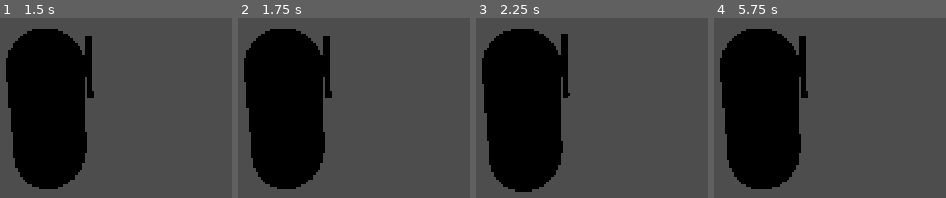
Above: before the commit, frames 1-4 (left to right).
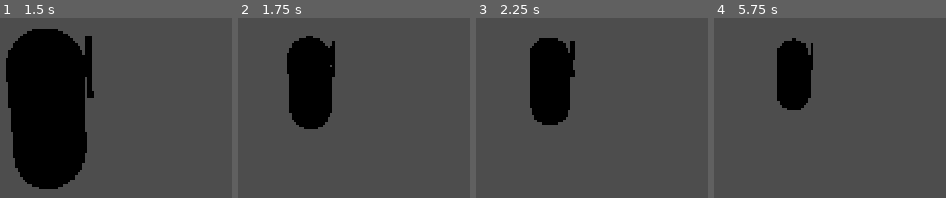
Above: after the commit, the same moments.

Repository: toxs1ck/deep-defense
Game: Godot game, scene res://scenes/player/Player.tscn
Same seed, same stepped clock (60 frames per second), same inputs: the game is played once before the commit and once after it. This scene is started directly instead of the project's main scene.
Inputs (mouse positions are in pixels of both pictures, inside the frame that each line leads up to):
- Up to frame 1 (1.5 s): tap Enter at 0.5 s; move the mouse to (148, 46) at 0.52 s; hold W (move_forward) from 0.53 s (still down); right-click (148, 46) at 0.6 s; tap Space (jump) at 0.77, 1.25 s; click (148, 46) at 0.8 s; move the mouse to (64, 50) at 1.27 s; click (64, 50) at 1.35 s
- Up to frame 2 (1.75 s): keep holding W (move_forward); tap Space (jump) at 1.52 s; tap B (build_mode) at 1.55 s
- Up to frame 3 (2.25 s): keep holding W (move_forward); move the mouse to (598, 39) at 2.02 s; tap B (build_mode) at 2.1 s
- Up to frame 4 (5.75 s): keep holding W (move_forward); tap Mouse wheel up (build_rotate_left) at 2.3, 2.85 s; tap Enter at 2.75, 4.25 s; move the mouse to (809, 55) at 2.77 s; click (809, 55) at 2.92 s; tap Space (jump) at 3.02, 3.5, 3.77, 4.52, 5 s; tap F (ready) at 3.05 s; move the mouse to (878, 54) at 3.52 s; hold F (ready) 3.53-4.28 s; right-click (878, 54) at 3.8 s; move the mouse to (758, 43) at 4.27 s; right-click (758, 43) at 4.35 s; click (758, 43) at 4.55 s; move the mouse to (827, 48) at 5.02 s; click (827, 48) at 5.1 s; tap B (build_mode) at 5.3 s

Frame 1 is identical in both runs. In frame 2, 21% of the frame differs, in the area x 2-42%, y 6-95%; in frame 3, 22%; in frame 4, 24%, in the area x 2-43%, y 6-95%.

Commit message:
Bausystem: Mauern auf dem Raster platzieren, Navigation neu backen (Prototyp-Aufgabe 11)
- BuildableData und Mauer (2 x 2 x 0,5 m, Ebene „buildable“);
  Bauelemente werden vom BuildableSpawner repliziert
- BuildManager: 2-m-Raster (GDD), Platzprüfung per Shape-Query gegen
  Welt, Spieler, Gegner, Bauelemente und Erz; Bodenhöhe per Raycast;
  platzieren und entfernen nur auf dem Host, der erneut prüft
- BuildComponent am Spieler: B / Y schaltet den Baumodus, Vorschau grün
  bzw. rot, R / Mausrad dreht, Linksklick platziert, Rechtsklick
  entfernt (zum Testen); Kamera im Baumodus auf 7 m (GDD)
- NavigationBaker backt nach jeder Änderung asynchron neu und fasst
  schnelle Änderungen zusammen; Bauelemente zählen als Hindernis
- Mauern sind vorerst kostenlos, der Shop folgt in Aufgabe 14

Co-Authored-By: Claude Opus 5.5 <noreply@anthropic.com>
Claude-Session: https://claude.ai/code/session_01GAyhZRLbDQ8opLecsSdQ6t

Diff:
--- /dev/null
+++ b/components/BuildComponent.gd
@@ -0,0 +1,95 @@
+class_name BuildComponent
+extends Node
+## Baumodus des lokalen Spielers: Vorschau auf dem Raster (grün = frei, rot = belegt), drehen, platzieren, entfernen.
+## Prüft lokal für die Vorschau; platziert wird über den BuildManager auf dem Host.
+
+signal active_changed(is_active: bool)
+
+## Bis wohin der Zielstrahl von der Kamera aus reicht.
+const AIM_DISTANCE: float = 20.0
+## Der Strahl trifft Welt und Bauelemente.
+const AIM_MASK: int = (1 << 0) | (1 << 3)
+const VALID_COLOR: Color = Color(0.3, 1.0, 0.4, 0.45)
+const INVALID_COLOR: Color = Color(1.0, 0.25, 0.2, 0.45)
+
+## Vorerst gibt es nur Mauern; mit dem Shop (Aufgabe 14) wird hier das gekaufte Element gewählt.
+@export var selected: BuildableData = preload("res://data/buildables/wall.tres")
+
+var active: bool = false
+var _rotation_steps: int = 0
+var _cell: Vector2i = Vector2i.ZERO
+var _valid: bool = false
+var _aimed_buildable: Buildable = null
+var _ghost: MeshInstance3D = null
+var _ghost_material: StandardMaterial3D = null
+
+
+func set_active(value: bool) -> void:
+	if value == active:
+		return
+	active = value
+	if active:
+		_create_ghost()
+	elif _ghost:
+		_ghost.queue_free()
+		_ghost = null
+	active_changed.emit(active)
+
+
+func rotate_selection(steps: int) -> void:
+	_rotation_steps = posmod(_rotation_steps + steps, 4)
+
+
+## Jeden Physik-Tick vom Spieler aufgerufen: Ziel bestimmen und Vorschau aktualisieren.
+func update_aim(view: Transform3D, player_position: Vector3) -> void:
+	if not active:
+		return
+	var space := get_viewport().get_world_3d().direct_space_state
+	var from := view.origin
+	var to := from - view.basis.z * AIM_DISTANCE
+	var hit := space.intersect_ray(PhysicsRayQueryParameters3D.create(from, to, AIM_MASK))
+	_aimed_buildable = null
+	if hit.is_empty():
+		_valid = false
+		_ghost.visible = false
+		return
+	_aimed_buildable = hit["collider"] as Buildable
+	var hit_position: Vector3 = hit["position"]
+	var manager := _manager()
+	_cell = manager.world_to_cell(hit_position)
+	var check := manager.can_place(selected, _cell, _rotation_steps, player_position)
+	var position: Vector3 = check["position"]
+	_valid = check["ok"] and position.distance_to(player_position) <= BuildManager.MAX_BUILD_DISTANCE
+	_ghost.visible = true
+	_ghost.global_transform = Transform3D(Basis(Vector3.UP, _rotation_steps * PI / 2.0), position + Vector3.UP * selected.size.y / 2.0)
+	_ghost_material.albedo_color = VALID_COLOR if _valid else INVALID_COLOR
+
+
+func try_place() -> void:
+	if active and _valid:
+		_manager().request_place(selected, _cell, _rotation_steps)
+
+
+## Entfernt das anvisierte Bauelement (zum Testen; später gegen Erstattung oder gar nicht).
+func try_remove() -> void:
+	if active and is_instance_valid(_aimed_buildable):
+		_manager().request_remove(_aimed_buildable)
+
+
+func _create_ghost() -> void:
+	var mesh := BoxMesh.new()
+	mesh.size = selected.size
+	_ghost_material = StandardMaterial3D.new()
+	_ghost_material.transparency = BaseMaterial3D.TRANSPARENCY_ALPHA
+	_ghost_material.shading_mode = BaseMaterial3D.SHADING_MODE_UNSHADED
+	_ghost = MeshInstance3D.new()
+	_ghost.mesh = mesh
+	_ghost.material_override = _ghost_material
+	_ghost.visible = false
+	# Unabhängig von der Spielfigur positionieren.
+	_ghost.top_level = true
+	add_child(_ghost)
+
+
+func _manager() -> BuildManager:
+	return get_tree().get_first_node_in_group(BuildManager.GROUP) as BuildManager
--- /dev/null
+++ b/data/buildables/wall.tres
@@ -0,0 +1,10 @@
+[gd_resource type="Resource" script_class="BuildableData" load_steps=3 format=3]
+
+[ext_resource type="Script" path="res://scripts/resources/BuildableData.gd" id="1_data"]
+[ext_resource type="PackedScene" path="res://scenes/buildables/Wall.tscn" id="2_scene"]
+
+[resource]
+script = ExtResource("1_data")
+display_name = "Mauer"
+scene = ExtResource("2_scene")
+size = Vector3(2, 2, 0.5)
--- a/scenes/Main.gd
+++ b/scenes/Main.gd
@@ -16,6 +16,8 @@
 @onready var _help: Label = $UI/Help
 @onready var _hud: HUD = $UI/HUD
 @onready var _pause_menu: PauseMenu = $UI/PauseMenu
+@onready var _build_manager: BuildManager = $BuildManager
+@onready var _navigation: NavigationBaker = $TestRoom/NavigationRegion3D
 @onready var _network_status: Label = $UI/NetworkStatus
 
 
@@ -33,6 +35,8 @@
 	_pause_menu.leave_requested.connect(_return_to_menu)
 	_pause_menu.quit_requested.connect(get_tree().quit)
 	Economy.money_changed.connect(_hud.set_money)
+	# Nach dem Bauen weichen Gegner neuen Mauern aus; das Netz braucht nur der Host.
+	_build_manager.layout_changed.connect(_navigation.request_bake)
 	var elevator := get_tree().get_first_node_in_group(Elevator.GROUP) as Elevator
 	elevator.health.health_changed.connect(_hud.set_elevator_health)
 	_hud.set_elevator_health(elevator.health.current_health, elevator.health.max_health)
@@ -138,6 +142,7 @@
 		player.carrying_changed.connect(_hud.set_carrying)
 		player.health_changed.connect(_hud.set_player_health)
 		player.downed_changed.connect(_hud.set_downed)
+		player.build_mode_changed.connect(_hud.set_build_mode)
 
 
 ## Nur auf dem Host: Brocken spawnen, der ChunkSpawner repliziert sie zu den Clients.
--- a/scenes/Main.tscn
+++ b/scenes/Main.tscn
@@ -6,6 +6,7 @@
 [ext_resource type="PackedScene" path="res://scenes/ui/HUD.tscn" id="4_hud"]
 [ext_resource type="PackedScene" path="res://scenes/ui/PauseMenu.tscn" id="5_pause"]
 [ext_resource type="Script" path="res://scenes/world/WaveSpawner.gd" id="6_waves"]
+[ext_resource type="Script" path="res://scenes/world/BuildManager.gd" id="7_build"]
 
 [sub_resource type="Environment" id="Environment_main"]
 background_mode = 1
@@ -48,6 +49,16 @@
 script = ExtResource("6_waves")
 enemies = NodePath("../Enemies")
 
+[node name="Buildables" type="Node3D" parent="." groups=["nav_source"]]
+
+[node name="BuildableSpawner" type="MultiplayerSpawner" parent="."]
+_spawnable_scenes = PackedStringArray("res://scenes/buildables/Wall.tscn")
+spawn_path = NodePath("../Buildables")
+
+[node name="BuildManager" type="Node" parent="." node_paths=PackedStringArray("buildables")]
+script = ExtResource("7_build")
+buildables = NodePath("../Buildables")
+
 [node name="MenuCamera" type="Camera3D" parent="."]
 transform = Transform3D(1, 0, 0, 0, 0.857167, 0.515038, 0, -0.515038, 0.857167, 0, 6, 12)
 fov = 75.0
@@ -63,7 +74,7 @@
 offset_bottom = 156.0
 text = "WASD / linker Stick: laufen · Shift: sprinten · Leertaste: springen · Maus / rechter Stick: Kamera
 Linksklick / RT: Spitzhacke (abbauen, kämpfen; halten schlägt weiter) · E / X: aufheben, einladen
-Beim Tragen: E ablegen · Linksklick / RT werfen · V / R3: Schulter · F: bereit · Esc: Menü"
+Beim Tragen: E ablegen · Linksklick / RT werfen · V / R3: Schulter · B / Y: Baumodus · F: bereit · Esc: Menü"
 
 [node name="NetworkStatus" type="Label" parent="UI"]
 anchors_preset = 1
--- /dev/null
+++ b/scenes/buildables/Buildable.gd
@@ -0,0 +1,19 @@
+class_name Buildable
+extends StaticBody3D
+## Basis aller Bauelemente. Der Host setzt Lage und Drehung vor dem Spawnen; der BuildableSpawner überträgt sie
+## einmalig an alle (Bauelemente bewegen sich nicht).
+
+const GROUP: StringName = &"buildables"
+
+@export var sync_position: Vector3
+## Drehung in 90°-Schritten um die Hochachse (0–3).
+@export var rotation_steps: int = 0
+
+
+func _enter_tree() -> void:
+	add_to_group(GROUP)
+
+
+func _ready() -> void:
+	global_position = sync_position
+	rotation.y = rotation_steps * PI / 2.0
--- /dev/null
+++ b/scenes/buildables/Wall.tscn
@@ -0,0 +1,37 @@
+[gd_scene load_steps=6 format=3]
+
+[ext_resource type="Script" path="res://scenes/buildables/Buildable.gd" id="1_buildable"]
+
+[sub_resource type="BoxShape3D" id="BoxShape3D_wall"]
+size = Vector3(2, 2, 0.5)
+
+[sub_resource type="StandardMaterial3D" id="StandardMaterial3D_wall"]
+albedo_color = Color(0.5, 0.42, 0.32, 1)
+
+[sub_resource type="BoxMesh" id="BoxMesh_wall"]
+material = SubResource("StandardMaterial3D_wall")
+size = Vector3(2, 2, 0.5)
+
+[sub_resource type="SceneReplicationConfig" id="SceneReplicationConfig_wall"]
+properties/0/path = NodePath(".:sync_position")
+properties/0/spawn = true
+properties/0/replication_mode = 0
+properties/1/path = NodePath(".:rotation_steps")
+properties/1/spawn = true
+properties/1/replication_mode = 0
+
+[node name="Wall" type="StaticBody3D"]
+collision_layer = 8
+collision_mask = 0
+script = ExtResource("1_buildable")
+
+[node name="CollisionShape3D" type="CollisionShape3D" parent="."]
+transform = Transform3D(1, 0, 0, 0, 1, 0, 0, 0, 1, 0, 1, 0)
+shape = SubResource("BoxShape3D_wall")
+
+[node name="Mesh" type="MeshInstance3D" parent="."]
+transform = Transform3D(1, 0, 0, 0, 1, 0, 0, 0, 1, 0, 1, 0)
+mesh = SubResource("BoxMesh_wall")
+
+[node name="MultiplayerSynchronizer" type="MultiplayerSynchronizer" parent="."]
+replication_config = SubResource("SceneReplicationConfig_wall")
--- a/scenes/player/Player.gd
+++ b/scenes/player/Player.gd
@@ -14,6 +14,8 @@
 signal carrying_changed(is_carrying: bool)
 ## Reicht HealthComponent.health_changed weiter (aus demselben Grund wie carrying_changed).
 signal health_changed(current: int, maximum: int)
+## Baumodus an bzw. aus.
+signal build_mode_changed(is_active: bool)
 ## Gefallen bzw. wieder da; respawn_seconds ist die Wartezeit bis zum Respawn.
 signal downed_changed(is_downed: bool, respawn_seconds: float)
 
@@ -53,6 +55,7 @@
 
 @onready var carry: CarryComponent = $Model/CarryComponent
 @onready var health: HealthComponent = $HealthComponent
+@onready var build: BuildComponent = $BuildComponent
 @onready var _pickaxe: Node3D = $Model/Pickaxe
 @onready var _camera: PlayerCamera = $PlayerCamera
 @onready var _model: Node3D = $Model
@@ -92,6 +95,7 @@
 	health.health_changed.connect(_on_health_changed)
 	health.died.connect(_on_died)
 	_pickaxe.rotation_degrees.x = PICKAXE_REST_DEGREES
+	build.active_changed.connect(_on_build_mode_changed)
 	if is_multiplayer_authority():
 		_camera.activate()
 
@@ -156,10 +160,32 @@
 	_handle_carry_input()
 	if _interaction_target and _interaction_target.action == &"interact" and _just_pressed(&"interact"):
 		_interaction_target.request_interact()
+	if _just_pressed(&"build_mode"):
+		build.set_active(not build.active)
+	_swing_cooldown = maxf(0.0, _swing_cooldown - delta)
+	if build.active:
+		_handle_build_input()
 	# Schlagen: Linksklick, Halten schlägt im Takt weiter. Mit Erz in der Hand wird stattdessen geworfen.
-	_swing_cooldown = maxf(0.0, _swing_cooldown - delta)
-	if _pressed(&"attack") and _swing_cooldown <= 0.0 and not carry.is_carrying():
+	elif _pressed(&"attack") and _swing_cooldown <= 0.0 and not carry.is_carrying():
 		_swing()
+
+
+## Baumodus: Linksklick platziert, Rechtsklick entfernt, R / Mausrad dreht.
+func _handle_build_input() -> void:
+	build.update_aim(_camera.get_view_transform(), global_position)
+	if _just_pressed(&"build_rotate_left"):
+		build.rotate_selection(-1)
+	if _just_pressed(&"build_rotate_right"):
+		build.rotate_selection(1)
+	if _just_pressed(&"attack"):
+		build.try_place()
+	elif _just_pressed(&"aim"):
+		build.try_remove()
+
+
+func _on_build_mode_changed(is_active: bool) -> void:
+	_camera.set_build_view(is_active)
+	build_mode_changed.emit(is_active)
 
 
 func is_downed() -> bool:
@@ -277,6 +303,8 @@
 
 func _set_downed(downed: bool) -> void:
 	_downed = downed
+	if downed:
+		build.set_active(false)
 	_model.visible = not downed
 	# Gefallene Figuren sind für Gegner und Kollisionen nicht da.
 	collision_layer = 0 if downed else PHYSICS_LAYER
@@ -304,7 +332,7 @@
 
 ## Beim Tragen: Angreifen wirft in Blickrichtung, Interagieren ohne Ziel legt ab.
 func _handle_carry_input() -> void:
-	if not carry.is_carrying():
+	if not carry.is_carrying() or build.active:
 		return
 	if _just_pressed(&"attack"):
 		var forward := -_camera.get_view_transform().basis.z
--- a/scenes/player/Player.tscn
+++ b/scenes/player/Player.tscn
@@ -1,10 +1,11 @@
-[gd_scene load_steps=16 format=3]
+[gd_scene load_steps=17 format=3]
 
 [ext_resource type="Script" path="res://scenes/player/Player.gd" id="1_player"]
 [ext_resource type="Resource" path="res://data/player/default_player.tres" id="2_data"]
 [ext_resource type="PackedScene" path="res://scenes/player/PlayerCamera.tscn" id="3_cam"]
 [ext_resource type="Script" path="res://components/CarryComponent.gd" id="4_carry"]
 [ext_resource type="Script" path="res://components/HealthComponent.gd" id="5_health"]
+[ext_resource type="Script" path="res://components/BuildComponent.gd" id="6_build"]
 
 [sub_resource type="CapsuleShape3D" id="CapsuleShape3D_body"]
 radius = 0.4
@@ -87,6 +88,9 @@
 script = ExtResource("5_health")
 max_health = 100
 
+[node name="BuildComponent" type="Node" parent="."]
+script = ExtResource("6_build")
+
 [node name="PlayerCamera" parent="." instance=ExtResource("3_cam")]
 transform = Transform3D(1, 0, 0, 0, 1, 0, 0, 0, 1, 0, 1.6, 0)
 
--- a/scenes/player/PlayerCamera.gd
+++ b/scenes/player/PlayerCamera.gd
@@ -5,6 +5,8 @@
 ## „ShoulderArm“ prüft den Schulterversatz zur Seite, „BackArm“ den Abstand nach hinten.
 
 @export var distance: float = 3.0
+## Abstand im Baumodus (GDD: 7 m), damit man den Bauplatz überblickt.
+@export var build_distance: float = 7.0
 ## Versatz über die Schulter in Metern.
 @export var shoulder_offset: float = 0.6
 ## Startseite: true = rechte Schulter. Mit „camera_switch_shoulder“ wechselbar.
@@ -61,6 +63,11 @@
 	return Basis(Vector3.UP, global_rotation.y)
 
 
+func set_build_view(enabled: bool) -> void:
+	var target := build_distance if enabled else distance
+	create_tween().tween_property(_back_arm, "spring_length", target, 0.3).set_trans(Tween.TRANS_SINE)
+
+
 ## Kurzes Wackeln, z. B. bei eigenen Treffern oder erlittenem Schaden.
 func shake(strength: float) -> void:
 	_shake = maxf(_shake, strength)
--- a/scenes/ui/HUD.gd
+++ b/scenes/ui/HUD.gd
@@ -26,6 +26,7 @@
 
 var _target: InteractableComponent = null
 var _carrying: bool = false
+var _build_mode: bool = false
 ## Zuletzt angezeigter Betrag; -1 = noch keiner, dann ohne Aufleuchten.
 var _money: int = -1
 var _banner_tween: Tween = null
@@ -143,14 +144,23 @@
 	_refresh_prompt()
 
 
+func set_build_mode(active: bool) -> void:
+	_build_mode = active
+	_refresh_prompt()
+
+
 func set_carrying(carrying: bool) -> void:
 	_carrying = carrying
 	_refresh_prompt()
 
 
 func _refresh_prompt() -> void:
-	_prompt_label.visible = (_target != null or _carrying) and _respawn_left <= 0.0
-	if _target:
+	_prompt_label.visible = (_target != null or _carrying or _build_mode) and _respawn_left <= 0.0
+	if _build_mode:
+		_prompt_label.text = "Baumodus · %s: platzieren · %s: entfernen · %s: drehen · %s: beenden" % [
+			_action_key_name(&"attack"), _action_key_name(&"aim"), _action_key_name(&"build_rotate_right"),
+			_action_key_name(&"build_mode")]
+	elif _target:
 		_prompt_label.text = "%s: %s" % [_action_key_name(_target.action), _target.prompt_text]
 	elif _carrying:
 		_prompt_label.text = "%s: Ablegen · %s: Werfen" % [_action_key_name(&"interact"), _action_key_name(&"attack")]
--- /dev/null
+++ b/scenes/world/BuildManager.gd
@@ -0,0 +1,111 @@
+class_name BuildManager
+extends Node
+## Raster und Platzierung der Bauelemente (GDD: 2-m-Zellen). can_place() läuft auf jedem Peer, damit die
+## Vorschau sofort grün oder rot zeigt; platziert und entfernt wird nur auf dem Host, der dabei erneut prüft.
+## Nach jeder Änderung meldet layout_changed, dass die Navigation neu gebacken werden muss.
+
+## Nur auf dem Host: Bauelemente wurden hinzugefügt oder entfernt.
+signal layout_changed
+
+const GROUP: StringName = &"build_manager"
+const CELL_SIZE: float = 2.0
+## Was einen Platz belegt: Welt, Spieler, Gegner, Bauelemente, Erzbrocken.
+const BLOCKING_MASK: int = (1 << 0) | (1 << 1) | (1 << 2) | (1 << 3) | (1 << 4)
+## Etwas kleiner prüfen als das Bauelement, damit Nachbarn auf dem Raster sich nicht gegenseitig blockieren.
+const OVERLAP_SHRINK: float = 0.9
+## Boden wird von so weit über dem Zielpunkt nach unten gesucht.
+const FLOOR_PROBE_HEIGHT: float = 3.0
+const FLOOR_PROBE_DEPTH: float = 6.0
+## Maximale Entfernung zwischen Spieler und Bauplatz (Host-Prüfung, mit Spielraum).
+const MAX_BUILD_DISTANCE: float = 12.0
+
+## Container, unter den Bauelemente kommen; der BuildableSpawner repliziert ihn.
+@export var buildables: Node3D
+
+
+func _enter_tree() -> void:
+	add_to_group(GROUP)
+
+
+func world_to_cell(point: Vector3) -> Vector2i:
+	return Vector2i(roundi(point.x / CELL_SIZE), roundi(point.z / CELL_SIZE))
+
+
+## Ergebnis: { "ok": bool, "position": Vector3 } mit Bodenhöhe an der Zelle.
+func can_place(data: BuildableData, cell: Vector2i, rotation_steps: int, near: Vector3) -> Dictionary:
+	var result := { "ok": false, "position": Vector3.ZERO }
+	var space := get_viewport().get_world_3d().direct_space_state
+	var center := Vector3(cell.x * CELL_SIZE, near.y, cell.y * CELL_SIZE)
+
+	var probe := PhysicsRayQueryParameters3D.create(center + Vector3.UP * FLOOR_PROBE_HEIGHT,
+			center + Vector3.DOWN * FLOOR_PROBE_DEPTH, 1 << 0)
+	var floor_hit := space.intersect_ray(probe)
+	if floor_hit.is_empty():
+		return result
+	var floor_position: Vector3 = floor_hit["position"]
+	center.y = floor_position.y
+	result["position"] = center
+
+	var shape := BoxShape3D.new()
+	shape.size = data.size * OVERLAP_SHRINK
+	var query := PhysicsShapeQueryParameters3D.new()
+	query.shape = shape
+	query.collision_mask = BLOCKING_MASK
+	query.transform = Transform3D(Basis(Vector3.UP, rotation_steps * PI / 2.0), center + Vector3.UP * data.size.y / 2.0)
+	result["ok"] = space.intersect_shape(query, 1).is_empty()
+	return result
+
+
+## Vom lokalen Spieler.
+func request_place(data: BuildableData, cell: Vector2i, rotation_steps: int) -> void:
+	_place_on_host.rpc_id(1, data.resource_path, cell, rotation_steps)
+
+
+## Vom lokalen Spieler: das getroffene Bauelement entfernen.
+func request_remove(buildable: Buildable) -> void:
+	_remove_on_host.rpc_id(1, String(buildable.name))
+
+
+@rpc("any_peer", "call_local", "reliable")
+func _place_on_host(data_path: String, cell: Vector2i, rotation_steps: int) -> void:
+	if not multiplayer.is_server():
+		return
+	var player := _sender_player()
+	var data := load(data_path) as BuildableData
+	if player == null or player.is_downed() or data == null:
+		return
+	var check := can_place(data, cell, posmod(rotation_steps, 4), player.global_position)
+	var position: Vector3 = check["position"]
+	if not check["ok"] or position.distance_to(player.global_position) > MAX_BUILD_DISTANCE:
+		return
+	var buildable := data.scene.instantiate() as Buildable
+	buildable.sync_position = position
+	buildable.rotation_steps = posmod(rotation_steps, 4)
+	buildables.add_child(buildable, true)
+	layout_changed.emit()
+
+
+@rpc("any_peer", "call_local", "reliable")
+func _remove_on_host(buildable_name: String) -> void:
+	if not multiplayer.is_server():
+		return
+	var player := _sender_player()
+	var buildable := buildables.get_node_or_null(buildable_name) as Buildable
+	if player == null or buildable == null:
+		return
+	if buildable.global_position.distance_to(player.global_position) > MAX_BUILD_DISTANCE:
+		return
+	# Erst aus dem Baum nehmen, damit das Neu-Backen die Mauer schon nicht mehr sieht.
+	buildables.remove_child(buildable)
+	buildable.queue_free()
+	layout_changed.emit()
+
+
+func _sender_player() -> Player:
+	var peer_id := multiplayer.get_remote_sender_id()
+	if peer_id == 0:
+		peer_id = multiplayer.get_unique_id()
+	for node in get_tree().get_nodes_in_group(Player.GROUP):
+		if node.name == str(peer_id):
+			return node as Player
+	return null
--- a/scenes/world/NavigationBaker.gd
+++ b/scenes/world/NavigationBaker.gd
@@ -1,6 +1,8 @@
+class_name NavigationBaker
 extends NavigationRegion3D
 ## Backt das Navigationsnetz beim Laden aus allen Knoten der Gruppe navigation_mesh.geometry_source_group_name.
-## Die Geometrie wird selbst gesammelt, und zwar aus Kollisionen auf den Ebenen navigation_mesh.geometry_collision_mask:
+## Die Geometrie wird selbst gesammelt, und zwar aus Kollisionen auf den Ebenen navigation_mesh.geometry_collision_mask
+## (Welt und Bauelemente):
 ## - CSG-Formen über bake_collision_shape() (Godots eigener Parser liest CSG über die GPU aus, das bremst),
 ## - Kollisionsformen von StaticBody3D über CPU-seitig erzeugte Mesh-Daten.
 ## Zellhöhe 0,1 m (genauso im Projekt unter navigation/3d/default_cell_height), damit das Netz auf Rampen und
@@ -9,26 +11,42 @@
 ## - „navigation_ignore“: Knoten samt Kindern wird übersprungen (z. B. Deko, die Gegner nicht beachten sollen),
 ## - „navigation_blocker“: Kollisionsform zählt als Hindernis, egal auf welcher Physik-Ebene (auch Ebene 0,
 ##   also ohne Wirkung auf die Spielphysik).
-## Später (Aufgabe 11) wird nach dem Bauen neu gebacken.
+## Nach dem Bauen ruft der BuildManager (über Main) request_bake() auf. Neu gebacken wird im Hintergrund;
+## kommen währenddessen weitere Änderungen, folgt danach genau ein weiterer Durchgang.
 
 const IGNORE_GROUP: StringName = &"navigation_ignore"
 const BLOCKER_GROUP: StringName = &"navigation_blocker"
 
 
+var _baking: bool = false
+var _dirty: bool = false
+
+
 func _ready() -> void:
 	# CSG-Formen bauen ihre Geometrie erst verzögert auf; einen Frame warten, sonst ist das Netz leer.
 	await get_tree().process_frame
-	bake()
+	request_bake()
 
 
-func bake() -> void:
+func request_bake() -> void:
+	if _baking:
+		_dirty = true
+		return
+	_baking = true
+	_dirty = false
 	var source := NavigationMeshSourceGeometryData3D.new()
 	for root in get_tree().get_nodes_in_group(navigation_mesh.geometry_source_group_name):
 		_collect(root, source)
 	# Eine Kopie backen und zuweisen, damit die Region das neue Netz sicher übernimmt.
 	var baked := navigation_mesh.duplicate() as NavigationMesh
-	NavigationServer3D.bake_from_source_geometry_data(baked, source)
+	NavigationServer3D.bake_from_source_geometry_data_async(baked, source, _on_bake_finished.bind(baked))
+
+
+func _on_bake_finished(baked: NavigationMesh) -> void:
 	navigation_mesh = baked
+	_baking = false
+	if _dirty:
+		request_bake()
 
 
 func _collect(node: Node, source: NavigationMeshSourceGeometryData3D) -> void:
--- a/scenes/world/TestRoom.tscn
+++ b/scenes/world/TestRoom.tscn
@@ -20,7 +20,7 @@
 
 [sub_resource type="NavigationMesh" id="NavigationMesh_room"]
 geometry_parsed_geometry_type = 1
-geometry_collision_mask = 1
+geometry_collision_mask = 9
 geometry_source_geometry_mode = 1
 geometry_source_group_name = &"nav_source"
 cell_size = 0.25
--- /dev/null
+++ b/scripts/resources/BuildableData.gd
@@ -0,0 +1,9 @@
+class_name BuildableData
+extends Resource
+## Ein Bauelement (Mauer, später Türme, Fallen …). Platziert wird auf dem 2-m-Raster (GDD, „Platzierung“).
+
+@export var display_name: String = ""
+## Szene des Bauelements; muss in der Spawnliste des BuildableSpawners in Main stehen.
+@export var scene: PackedScene
+## Abmessungen in Metern (Breite entlang lokal X, Höhe, Tiefe entlang lokal Z) für Vorschau und Platzprüfung.
+@export var size: Vector3 = Vector3(2, 2, 2)
Not shown: 1 places in scenes/Main.tscn that only renumber resources
Not shown, removed: data/buildables/.gitkeep
Not shown, removed: scenes/buildables/.gitkeep
